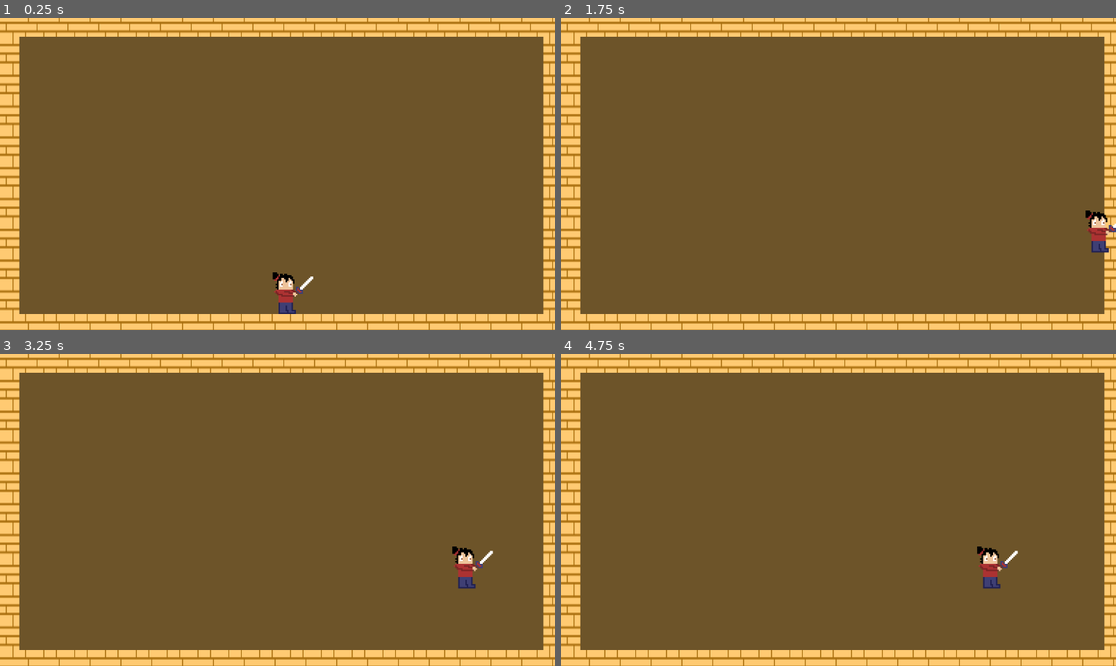
Above: before the commit, frames 1-4 (two rows, left to right).
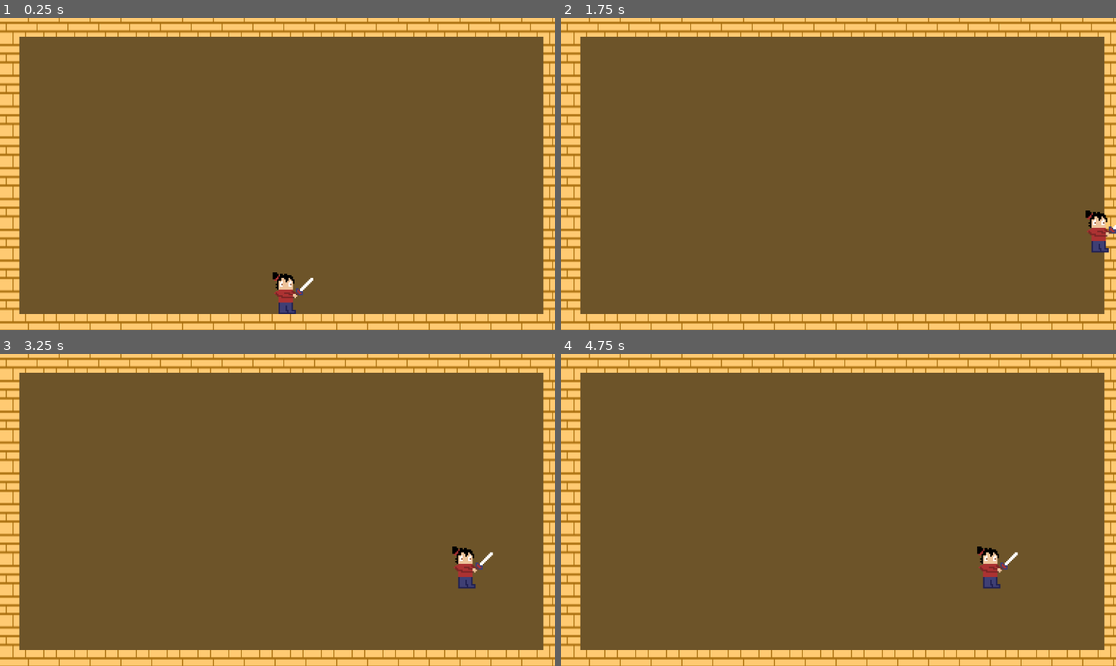
Above: after the commit, the same moments.

Repository: J-Abitria/crimson-jam-26
Game: Godot game, scene res://battleground.tscn
Two runs of this game, one before a commit and one after it. Both use one fixed random seed, a clock stepped at 60 frames per second and the inputs below.
Inputs:
- Up to frame 1 (0.25 s): no input
- Up to frame 2 (1.75 s): tap Enter at 0.5 s; hold Right (move_right) from 0.53 s (still down); tap Down (aim_down) at 0.6 s; tap Z (jump) at 0.77, 1.52 s; tap Up (aim_up) at 1.35 s
- Up to frame 3 (3.25 s): release Right (move_right) at 2.03 s; hold Left (move_left) 2.03-2.78 s; tap Down (aim_down) at 2.1 s; hold Right (move_right) from 2.78 s (still down); tap Up (aim_up) at 2.85 s; tap Z (jump) at 3.02 s
- Up to frame 4 (4.75 s): tap Down (aim_down) at 3.6 s; tap Z (jump) at 3.77, 4.52 s; release Right (move_right) at 4.28 s; hold Left (move_left) from 4.28 s (still down); tap Up (aim_up) at 4.35 s

The runs differ from the first frame. In frame 1, 0.1% of the frame differs, in the area x 49-57%, y 82-90%; in frame 2, less than 0.1%; in frame 3, 0.1%; in frame 4, 0.1%.

Commit message:
Created horizontal attack animation

Diff:
--- a/unleash-beast/battleground.tscn
+++ b/unleash-beast/battleground.tscn
@@ -4,8 +4,12 @@
 [ext_resource type="PackedScene" uid="uid://kkpcl7v8yqlh" path="res://border.tscn" id="2_ildd2"]
 [ext_resource type="Texture2D" uid="uid://dacworooycexh" path="res://Assets/Animations/Player-Idle/Player-Idle1.png" id="3_pmmbh"]
 [ext_resource type="Script" uid="uid://d26jeceg8qi4w" path="res://Assets/Scripts/player.gd" id="3_sjsww"]
+[ext_resource type="Texture2D" uid="uid://cdv2k3drdaq72" path="res://Assets/Animations/Player-Horizontal-Attack/Player-Horizontal-Attack1.png" id="4_e84sg"]
 [ext_resource type="Texture2D" uid="uid://434pbxplqx1v" path="res://Assets/Animations/Player-Idle/Player-Idle2.png" id="4_sjsww"]
+[ext_resource type="Texture2D" uid="uid://cqqoignoyx3r2" path="res://Assets/Animations/Player-Horizontal-Attack/Player-Horizontal-Attack2.png" id="5_jwfr2"]
 [ext_resource type="Texture2D" uid="uid://c80r1igjrspyx" path="res://Assets/Animations/Player-Idle/Player-Idle3.png" id="5_w7n3p"]
+[ext_resource type="Texture2D" uid="uid://64a25qipqcnt" path="res://Assets/Animations/Player-Horizontal-Attack/Player-Horizontal-Attack3.png" id="6_pogui"]
+[ext_resource type="Texture2D" uid="uid://owbsvi3yjf3s" path="res://Assets/Animations/Player-Horizontal-Attack/Player-Horizontal-Attack4.png" id="7_t60x0"]
 
 [sub_resource type="TileSetScenesCollectionSource" id="TileSetScenesCollectionSource_t5hr7"]
 resource_name = "Background"
@@ -18,10 +22,40 @@
 
 [sub_resource type="SpriteFrames" id="SpriteFrames_yf5fn"]
 animations = [{
-"frames": [],
-"loop": 1,
-"name": &"default",
-"speed": 5.0
+"frames": [{
+"duration": 1.0,
+"texture": ExtResource("4_e84sg")
+}, {
+"duration": 1.0,
+"texture": ExtResource("4_e84sg")
+}, {
+"duration": 1.0,
+"texture": ExtResource("4_e84sg")
+}, {
+"duration": 1.0,
+"texture": ExtResource("5_jwfr2")
+}, {
+"duration": 1.0,
+"texture": ExtResource("5_jwfr2")
+}, {
+"duration": 1.0,
+"texture": ExtResource("6_pogui")
+}, {
+"duration": 1.0,
+"texture": ExtResource("6_pogui")
+}, {
+"duration": 1.0,
+"texture": ExtResource("6_pogui")
+}, {
+"duration": 1.0,
+"texture": ExtResource("7_t60x0")
+}, {
+"duration": 1.0,
+"texture": ExtResource("7_t60x0")
+}],
+"loop": 0,
+"name": &"horizontal-attack",
+"speed": 18.0
 }, {
 "frames": [{
 "duration": 1.0,
@@ -56,8 +90,9 @@
 [node name="AnimatedSprite2D" type="AnimatedSprite2D" parent="Player" unique_id=748986944]
 texture_filter = 1
 sprite_frames = SubResource("SpriteFrames_yf5fn")
-animation = &"idle"
-frame_progress = 0.90638953
+animation = &"horizontal-attack"
+frame = 9
+frame_progress = 1.0
 
 [node name="CollisionShape2D" type="CollisionShape2D" parent="Player" unique_id=1313480017]
 position = Vector2(-6.9999995, 3.333333)
